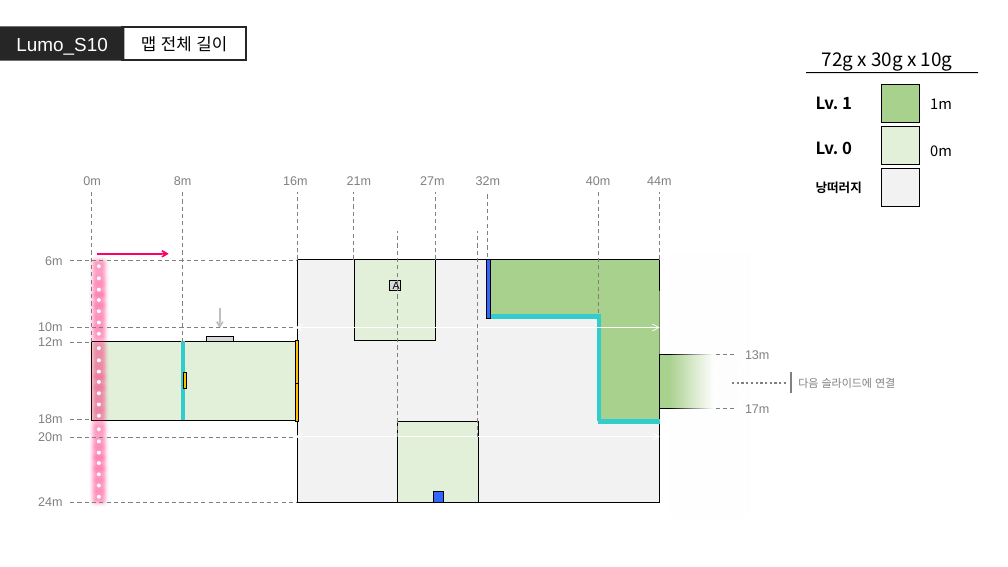
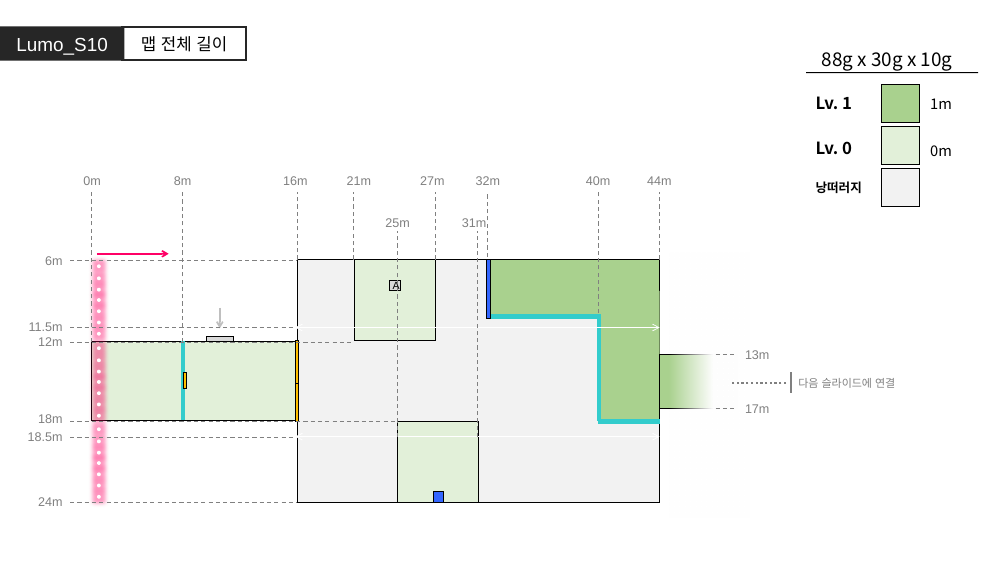
Before and after one commit to GGMGangsterHamster/GangsterHamster, a slide deck: slide 7 of Documents/LevelDesign/LumoStage/Lumo_Stage.pptx. Drawn at 1008x567 pixels with LibreOffice and Linux fonts; fonts in the diff are those of the drawing. Boxes give left, top, right and bottom in pixels: in the first picture for what was removed or moved away, otherwise in the second. Text is boxed around its words. In the diff, an @@ line names an element or a change of style, - is before the commit and + after.

```diff
--- a/Documents/LevelDesign/LumoStage/Lumo_Stage.pptx
+++ b/Documents/LevelDesign/LumoStage/Lumo_Stage.pptx
@@ text at [822, 52, 953, 71]: text changed @@
-72g x 30g x 10g
+88g x 30g x 10g
@@ text added at [385, 218, 409, 227], 12 pt, text #808080 @@
+25m
@@ text added at [462, 218, 486, 227], 12 pt, text #808080 @@
+31m
@@ text at [29, 322, 63, 331]: text changed @@
-10m
+11.5m
@@ line moved from (70, 342) - (91, 342) to (70, 342) - (354, 342) @@
@@ text at [28, 432, 63, 441]: text changed @@
-20m
+18.5m
@@ line moved from (70, 420) - (91, 420) to (70, 422) - (397, 422) @@
```
Also in this commit, not shown: 8 other slides changed, 1 other file.
